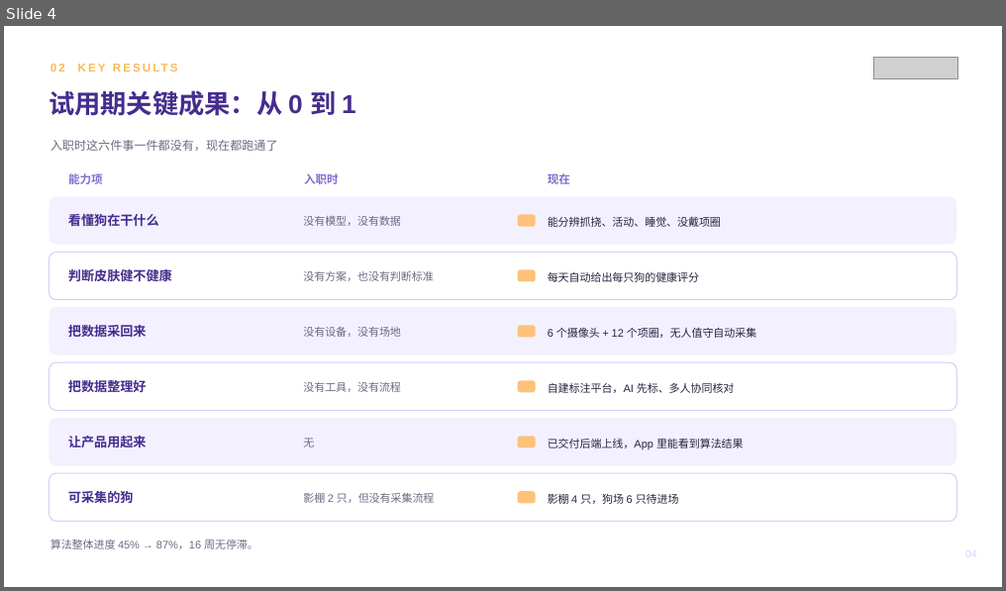
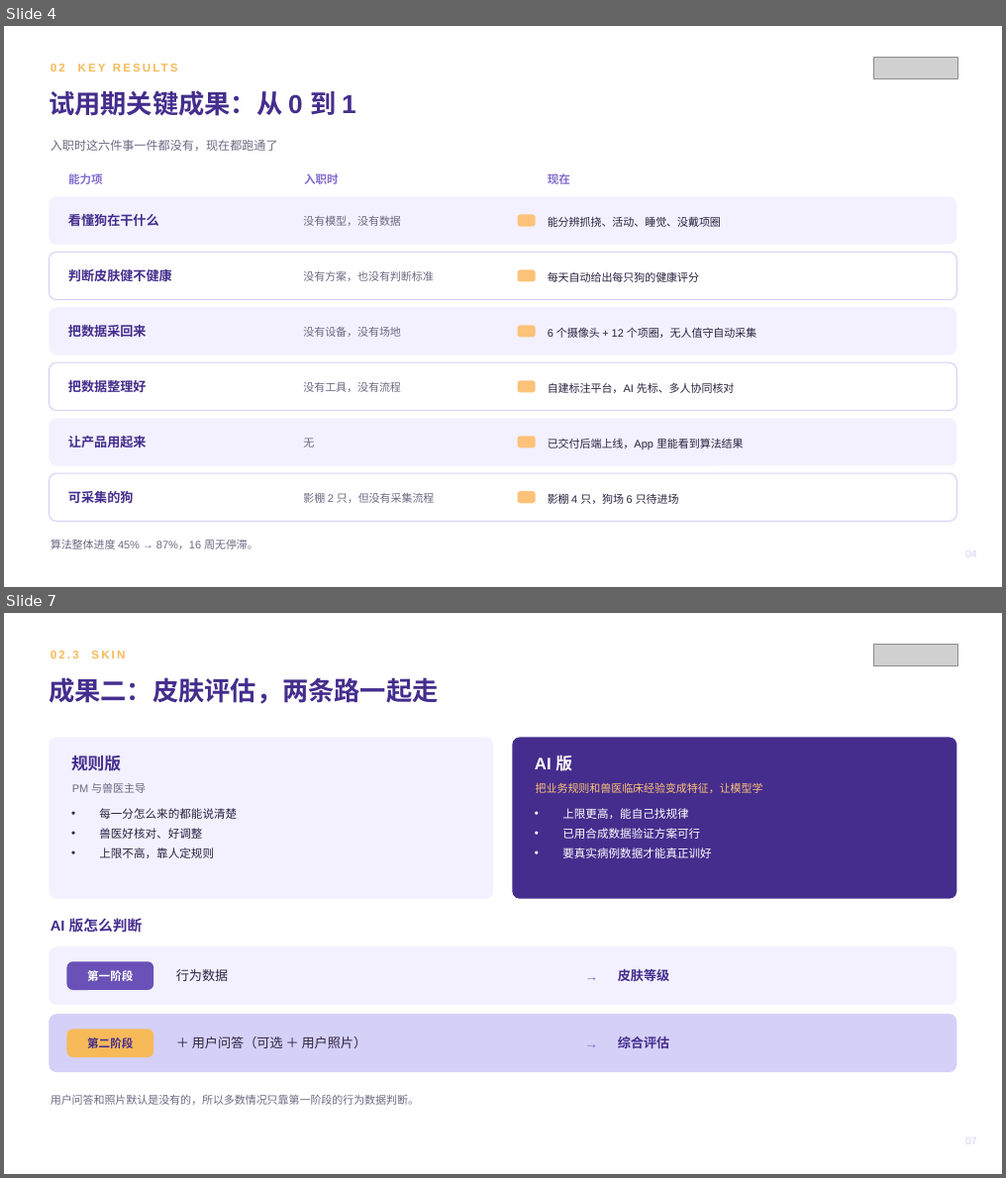
Before and after one commit to zhuyetuo/workplace_soft_skills, a slide deck: 转正述职/转正述职报告-Toky.pptx. Shown one above the other, each under a label of ours: slide 4 before the commit, slides 4 and 7 after it; the slides between them are not shown. The pictures are 1006x591 and 1006x1178 pixels, drawn with LibreOffice and Linux fonts; fonts in the diff are those of the drawing; grey boxes stand for pictures. Boxes give left, top, right and bottom in pixels: in the first picture for what was removed or moved away, otherwise in the second. Text is boxed around its words. In the diff, an @@ line names an element or a change of style, - is before the commit and + after.

```diff
--- a/转正述职/转正述职报告-Toky.pptx
+++ b/转正述职/转正述职报告-Toky.pptx
@@ slide 7 added at [4,613,1002,1174], background #FFFFFF @@
@@ text added at [51,651,125,659], 11 pt, text #F7BA59, bold @@
+02.3 SKIN
@@ picture added at [874,645,957,666] @@
@@ text added at [49,677,438,704], 25 pt, text #452D8D, bold @@
+成果二：皮肤评估，两条路一起走
@@ rounded rectangle added at [49,738,494,899], fill #F3F1FF @@
@@ text added at [71,756,121,771], 16 pt, text #452D8D, bold @@
+规则版
@@ rounded rectangle added at [512,738,957,899], fill #452D8D @@
@@ text added at [535,756,572,771], 16 pt, text #FFFFFF, bold @@
+AI 版
@@ text added at [72,783,146,793], 10.5 pt, text #6E6883 @@
+PM 与兽医主导
@@ text added at [536,783,763,793], 10.5 pt, text #FCC279 @@
+把业务规则和兽医临床经验变成特征，让模型学
@@ text added at [99,808,237,859], 11 pt, text #2B2340 @@
+• 每一分怎么来的都能说清楚
+• 兽医好核对、好调整
+• 上限不高，靠人定规则
@@ text added at [562,808,711,859], 11 pt, text #FFFFFF @@
+• 上限更高，能自己找规律
+• 已用合成数据验证方案可行
+• 要真实病例数据才能真正训好
@@ text added at [51,918,143,933], 14 pt, text #452D8D, bold @@
+AI 版怎么判断
@@ rounded rectangle added at [49,947,957,1005], fill #F3F1FF @@
@@ rounded rectangle added at [67,961,153,990], fill #6A51B7 @@
@@ text added at [573,961,611,990], 13 pt, text #846CCF, bold @@
+→
@@ text added at [87,970,133,981], 11 pt, text #FFFFFF, bold @@
+第一阶段
@@ text added at [176,969,228,981], 12.5 pt, text #2B2340 @@
+行为数据
@@ text added at [618,969,669,981], 12.5 pt, text #452D8D, bold @@
+皮肤等级
@@ rounded rectangle added at [49,1014,957,1072], fill #D5D0F7 @@
@@ rounded rectangle added at [67,1029,153,1058], fill #F7BA59 @@
@@ text added at [87,1038,133,1049], 11 pt, text #452D8D, bold @@
+第二阶段
@@ text added at [192,1037,367,1049], 12.5 pt, text #2B2340 @@
+＋ 用户问答（可选 ＋ 用户照片）
@@ text added at [573,1029,611,1058], 13 pt, text #846CCF, bold @@
+→
@@ text added at [618,1037,669,1049], 12.5 pt, text #452D8D, bold @@
+综合评估
@@ text added at [51,1095,419,1105], 10.5 pt, text #6E6883 @@
+用户问答和照片默认是没有的，所以多数情况只靠第一阶段的行为数据判断。
@@ text added at [965,1138,977,1143], 10 pt, text #D5D0F7 @@
+07
```
Also in this commit, not shown: 9 slides changed, 2 other slides added, 2 slides removed, 2 other files.
